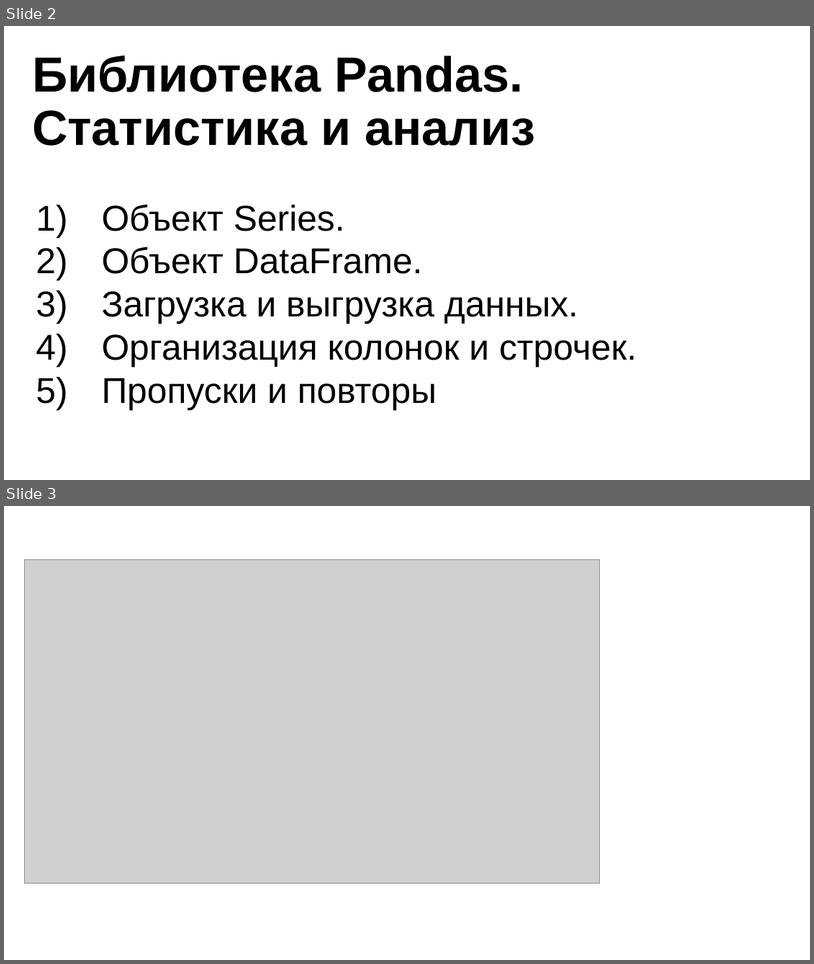
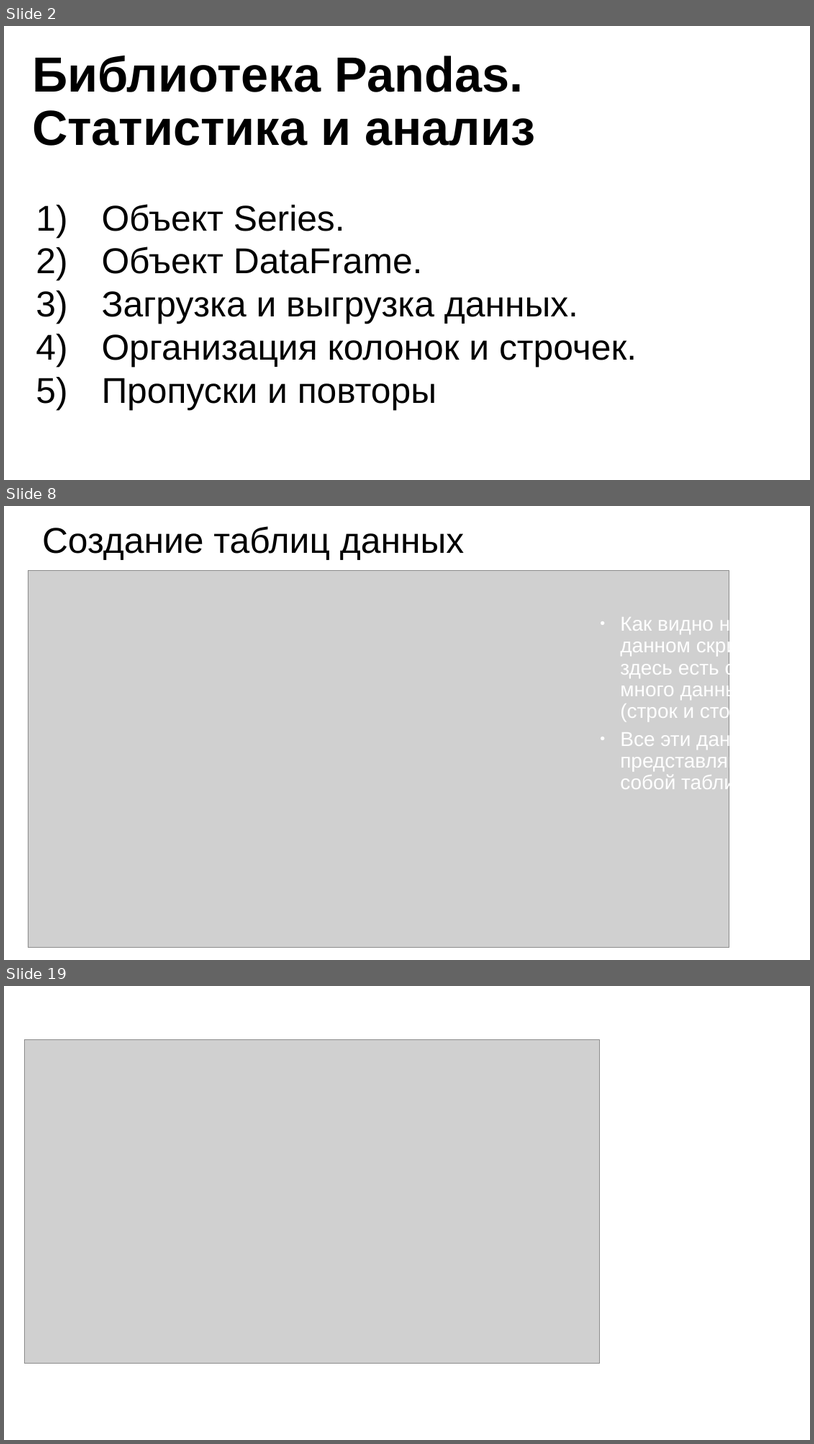
Before and after one commit to nesrv/pt-cgis, a slide deck: m30/ppt/презентация.pptx. Shown one above the other, each under a label of ours: slides 2 and 3 before the commit, slides 2, 8 and 19 after it; the slides between them are not shown. The pictures are 814x964 and 814x1444 pixels, drawn with LibreOffice and Linux fonts; fonts in the diff are those of the drawing; grey boxes stand for pictures; background and template pictures are left out. Boxes give left, top, right and bottom in pixels: in the first picture for what was removed or moved away, otherwise in the second. Text is boxed around its words. In the diff, an @@ line names an element or a change of style, - is before the commit and + after.

```diff
--- a/m30/ppt/презентация.pptx
+++ b/m30/ppt/презентация.pptx
@@ slide 8 added at <box>4,506,810,960</box>, background #FFFFFF @@
@@ title added at <box>42,526,464,560</box>, 32 pt, text #000000 @@
+Создание таблиц данных
@@ picture added at <box>28,571,730,947</box> @@
@@ text added at <box>620,615,793,793</box>, 18 pt, text #FFFFFF @@
+• Как видно на данном скрине – здесь есть очень много данных (строк и столбцов)
+• Все эти данные и представляют собой таблицу.
@@ what was slide 3 is now slide 19 @@
```
Also in this commit, not shown: 15 other slides added, 4 other files.
